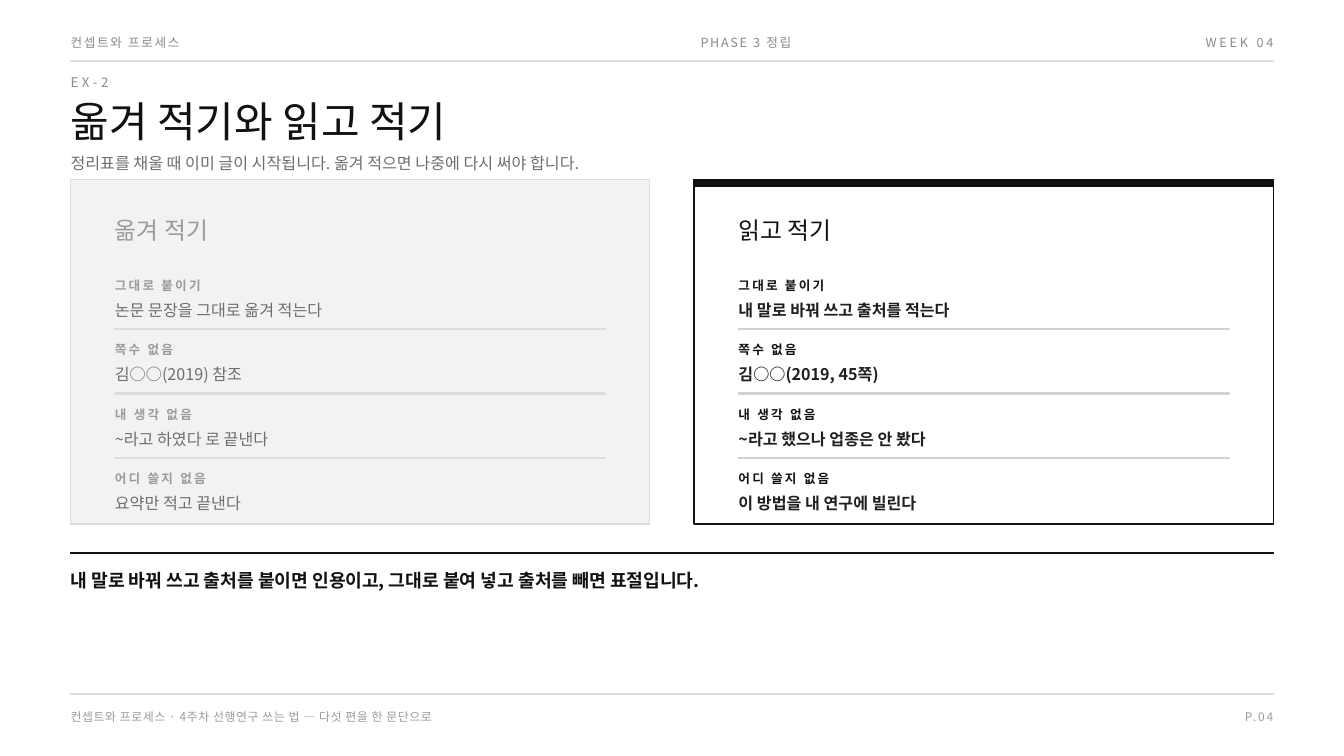
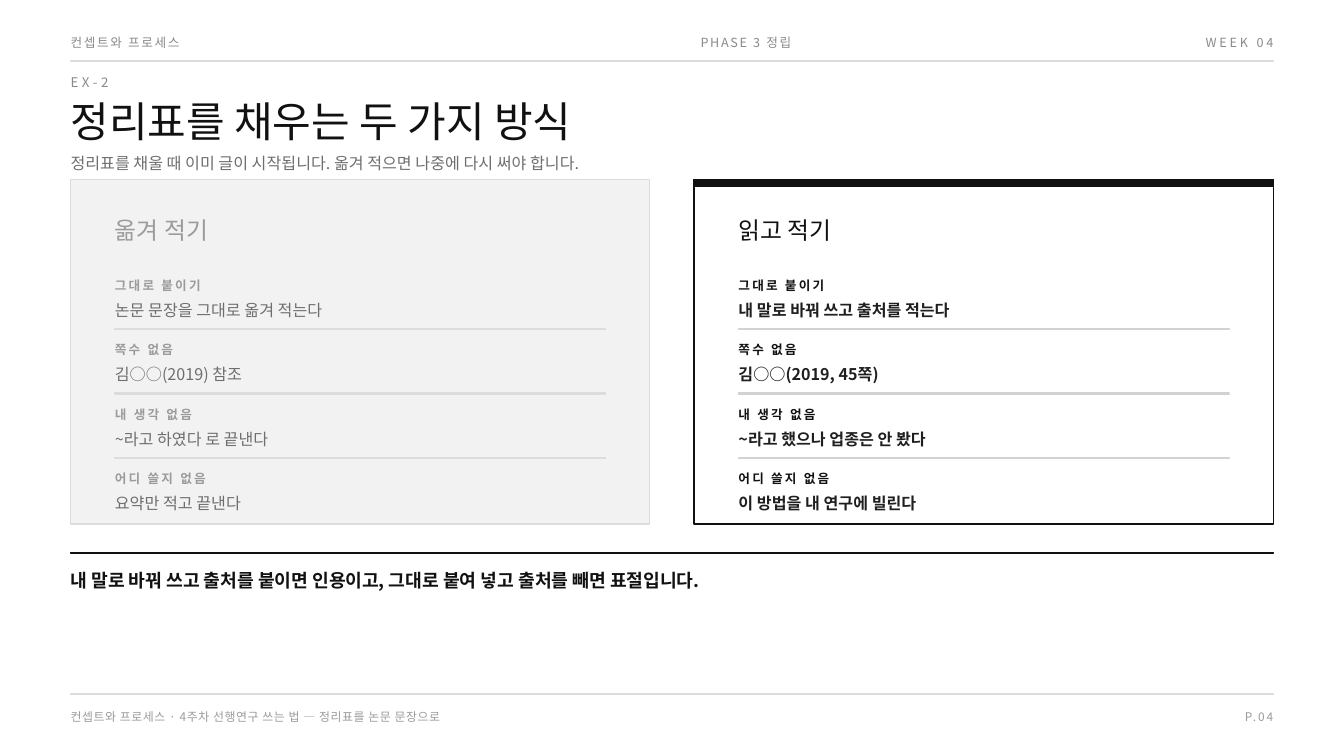
Before and after one commit to design-eng/MIN.D, a slide deck: slide 7 of dist/weeks-대학원/컨셉트와프로세스_04주차_선행연구쓰는법.pptx. Drawn at 1344x756 pixels with LibreOffice and Linux fonts; fonts in the diff are those of the drawing. Boxes give left, top, right and bottom in pixels: in the first picture for what was removed or moved away, otherwise in the second. Text is boxed around its words. In the diff, an @@ line names an element or a change of style, - is before the commit and + after.

```diff
--- a/dist/weeks-대학원/컨셉트와프로세스_04주차_선행연구쓰는법.pptx
+++ b/dist/weeks-대학원/컨셉트와프로세스_04주차_선행연구쓰는법.pptx
@@ text at bbox=[71, 102, 571, 141]: text changed @@
-옮겨 적기와 읽고 적기
+정리표를 채우는 두 가지 방식
@@ text at bbox=[71, 711, 441, 722]: text changed @@
-컨셉트와 프로세스 · 4주차 선행연구 쓰는 법 — 다섯 편을 한 문단으로
+컨셉트와 프로세스 · 4주차 선행연구 쓰는 법 — 정리표를 논문 문장으로
```
Also in this commit, not shown: 17 other slides changed, 1 slide added, 5 other files.
